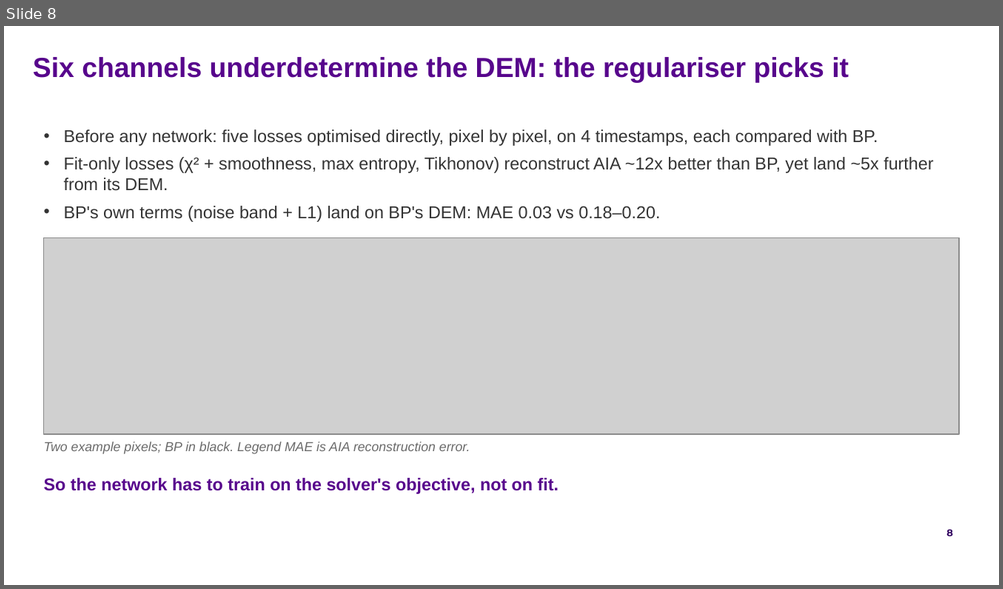
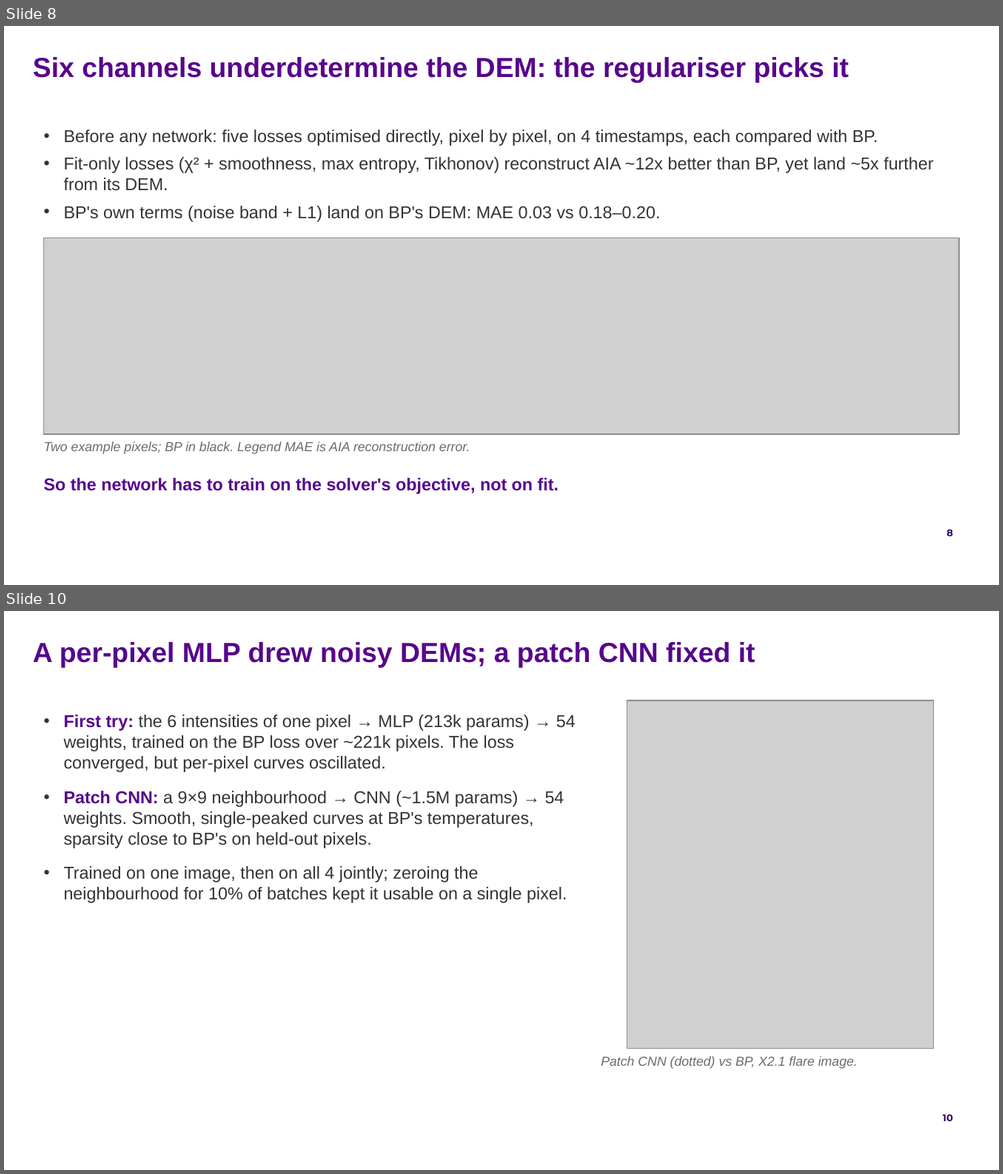
Before and after one commit to FruitPnchSamuraiG/solar-dem-inversion, a slide deck: slides/DEM_deck_v2.pptx. Shown one above the other, each under a label of ours: slide 8 before the commit, slides 8 and 10 after it; the slides between them are not shown. The pictures are 1003x589 and 1003x1174 pixels, drawn with LibreOffice and Linux fonts; fonts in the diff are those of the drawing; grey boxes stand for pictures; background and template pictures are left out. Boxes give left, top, right and bottom in pixels: in the first picture for what was removed or moved away, otherwise in the second. Text is boxed around its words. In the diff, an @@ line names an element or a change of style, - is before the commit and + after.

Commit message:
slides: section 3 draft, architecture on small data
Divider plus three slides: the first per-pixel MLP's noisy curves and the
patch CNN, the capacity-matched ablation as a dot plot against BP's 1.79,
and leave-one-image-out showing the CNN's edge gone on unseen days. Also
takes the data-slide wording edited in Google Slides. No figure of the noisy
MLP exists (checkpoint not kept); the v1 deck's noisy_nn.png showed the
direct-optimisation baselines instead, so it is not reused.

```diff
--- a/slides/DEM_deck_v2.pptx
+++ b/slides/DEM_deck_v2.pptx
@@ slide 10 added at (x1=4, y1=611, x2=999, y2=1170), background #FFFFFF; not listed: 1 template element that a slide beside it also shows @@
@@ text added at (x1=33, y1=642, x2=755, y2=668), 20 pt, text #57068C, bold @@
+A per-pixel MLP drew noisy DEMs; a patch CNN fixed it
@@ text added at (x1=64, y1=715, x2=575, y2=903), 12.5 pt, text #333333 @@
+• First try: the 6 intensities of one pixel → MLP (213k params) → 54 weights, trained on the BP loss over ~221k pixels. The loss converged, but per-pixel curves oscillated.
+• Patch CNN: a 9×9 neighbourhood → CNN (~1.5M params) → 54 weights. Smooth, single-peaked curves at BP's temperatures, sparsity close to BP's on held-out pixels.
+• Trained on one image, then on all 4 jointly; zeroing the neighbourhood for 10% of batches kept it usable on a single pixel.
@@ picture added at (x1=626, y1=701, x2=933, y2=1048) @@
@@ text added at (x1=600, y1=1056, x2=857, y2=1069), 9.5 pt, text #6B6B6B, italic @@
+Patch CNN (dotted) vs BP, X2.1 flare image.
```
Also in this commit, not shown: 1 slide changed, 3 other slides added, 2 other files.
